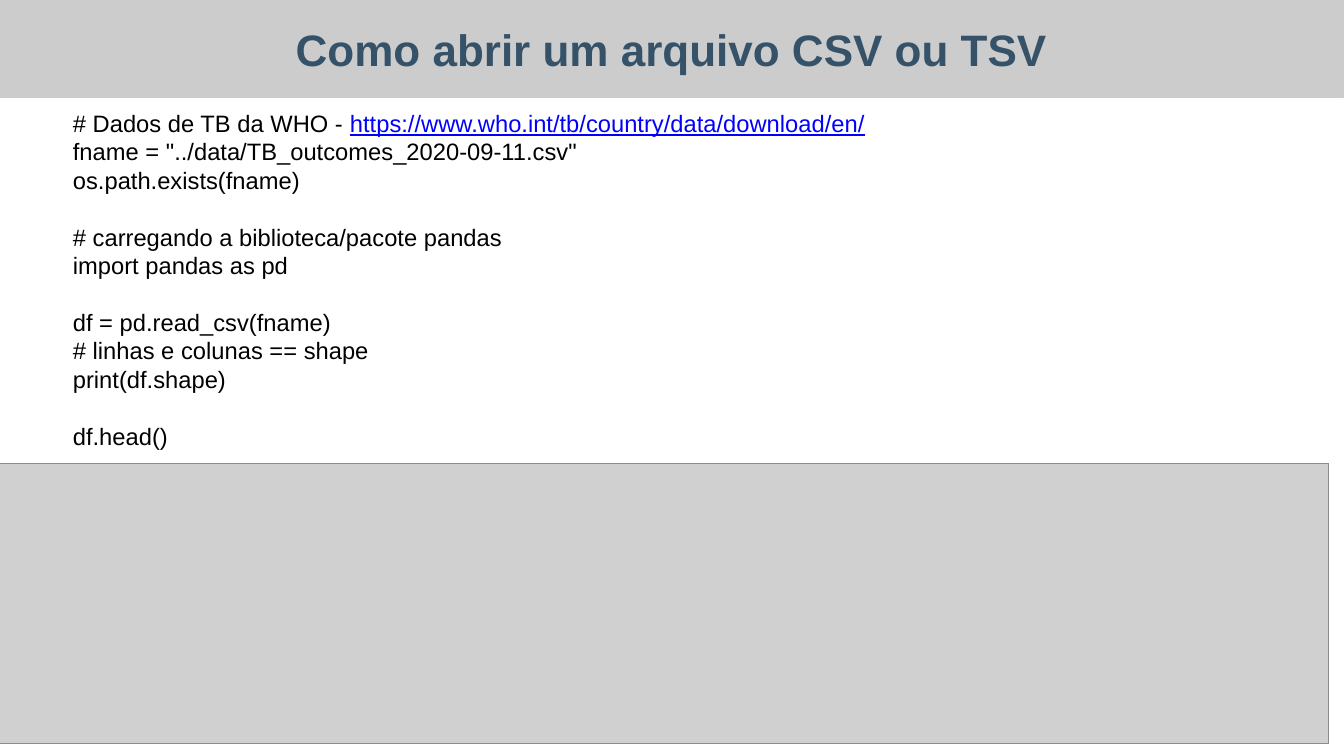
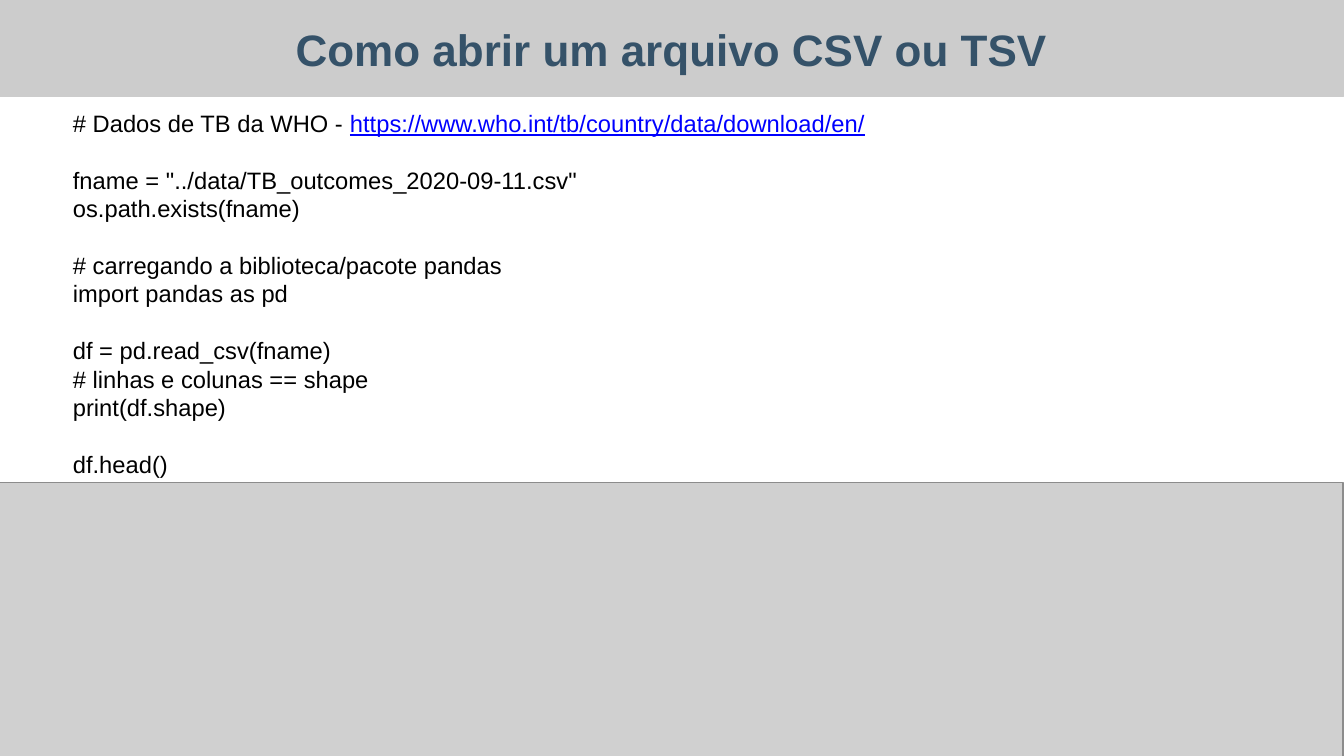
Before and after one commit to flalix/curso_python, a slide deck: slide 6 of docs/wee02-lec02-tipos de arquivos.pptx. Drawn at 1344x756 pixels with LibreOffice and Linux fonts; fonts in the diff are those of the drawing; grey boxes stand for pictures. Boxes give left, top, right and bottom in pixels: in the first picture for what was removed or moved away, otherwise in the second. Text is boxed around its words. In the diff, an @@ line names an element or a change of style, - is before the commit and + after.

```diff
--- a/docs/wee02-lec02-tipos de arquivos.pptx
+++ b/docs/wee02-lec02-tipos de arquivos.pptx
@@ text "# Dados de TB da ..." rewrapped from (73, 114, 864, 450) to (73, 114, 864, 421) @@
@@ picture: place and size @@
-picture at (0, 463, 1329, 744)
+picture at (0, 483, 1343, 756)
```
Also in this commit, not shown: 10 other slides changed, 3 other files.
